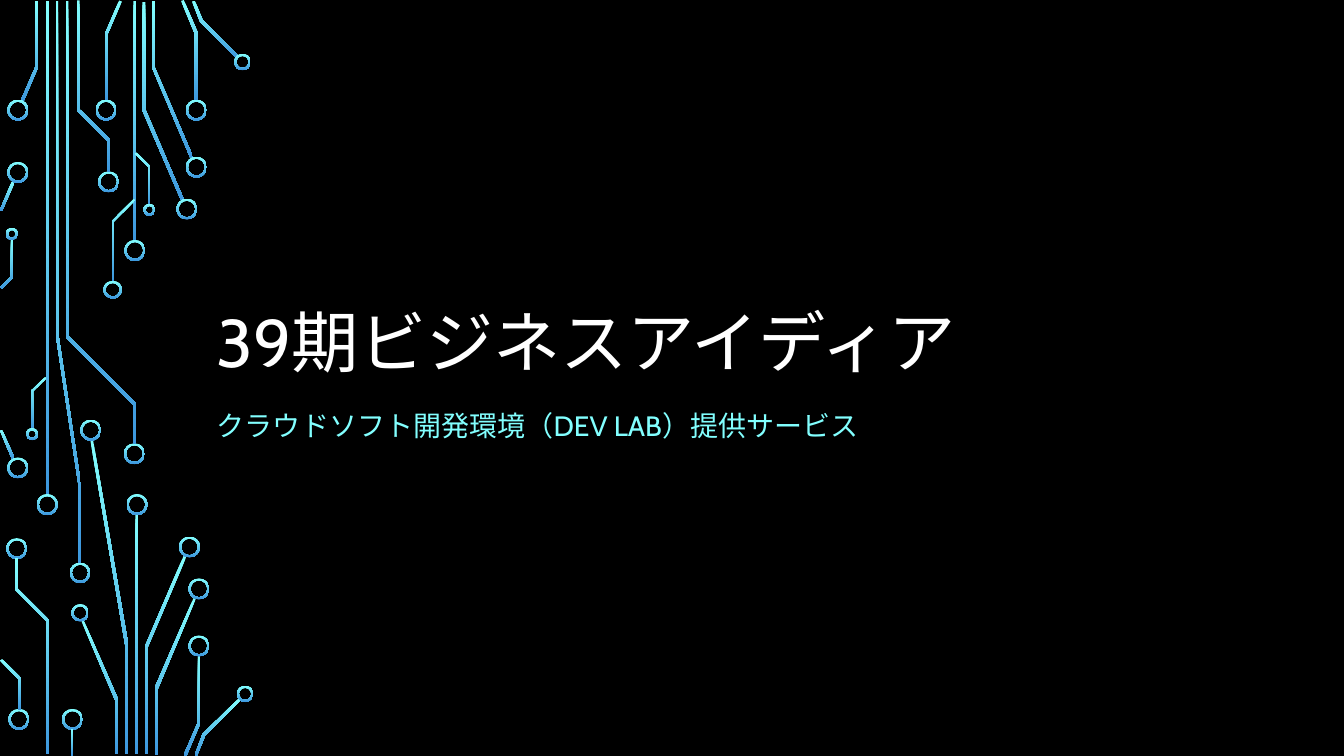
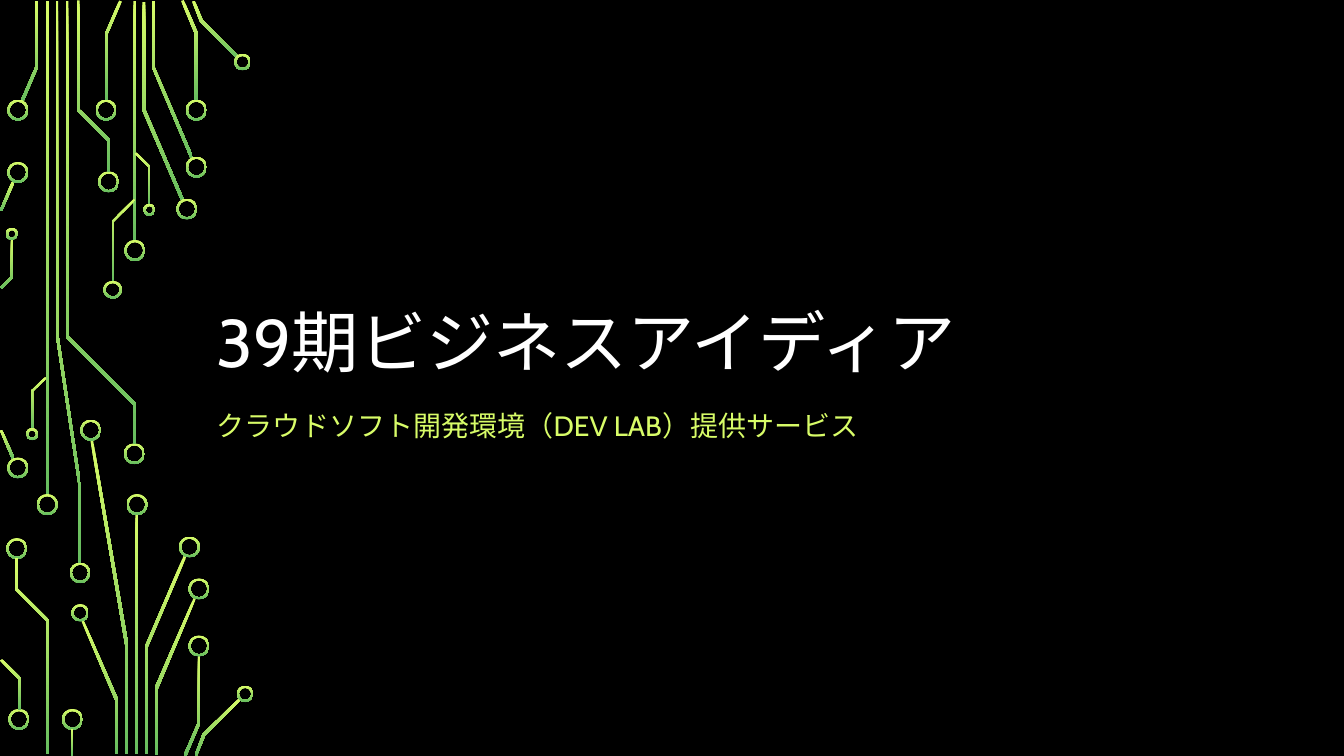
Before and after one commit to SITH-YN/PythonTool, a slide deck: slide 1 of Temp/39期ビジネスアイディア.pptx. Drawn at 1344x756 pixels with LibreOffice and Linux fonts; fonts in the diff are those of the drawing; background and template pictures are left out. Boxes give left, top, right and bottom in pixels: in the first picture for what was removed or moved away, otherwise in the second. Text is boxed around its words. In the diff, an @@ line names an element or a change of style, - is before the commit and + after.

```diff
--- a/Temp/39期ビジネスアイディア.pptx
+++ b/Temp/39期ビジネスアイディア.pptx
@@ fill gradient #82FFFF to #3D97DE to gradient #D8FC68 to #66BD5F in 54 elements at (124,240,145,261), (124,444,145,465), (45,1,48,495), (36,494,57,515), (21,1,38,101), (142,2,184,201), (176,199,198,220), (152,1,194,158), (181,0,199,101), (186,156,207,177), (186,100,207,121), (193,1,239,58), (234,53,252,70), (105,1,122,101), (96,100,117,121), (98,171,119,193), (82,620,119,754), (72,604,89,621), (7,100,28,121), (0,430,15,459), (7,458,28,479), (0,181,15,212), (7,162,28,184), (77,1,111,172), (6,538,27,560), (15,558,48,753), (62,709,83,730), (71,729,74,756), (8,709,29,730), (0,659,21,711), (112,199,135,282), (104,281,122,299), (66,1,136,445), (135,152,151,205), (143,204,155,216), (31,377,47,430), (26,429,38,441), (1,239,13,288), (6,228,18,240), (135,514,138,755), (145,556,187,754), (127,494,148,515), (91,440,129,755), (81,419,102,441), (179,536,201,558), (155,598,197,755), (184,655,201,756), (189,579,210,600), (189,635,210,656), (195,698,241,756), (237,686,254,702), (55,1,82,564), (70,563,90,583), (133,1,136,242) @@
@@ subtitle "クラウドソフト開発環境（DEV LAB）提供サービス" at (217,412,858,439): text colour #82FFFF to #D8FC68 @@
```
Also in this commit, not shown: 25 other slides changed.
